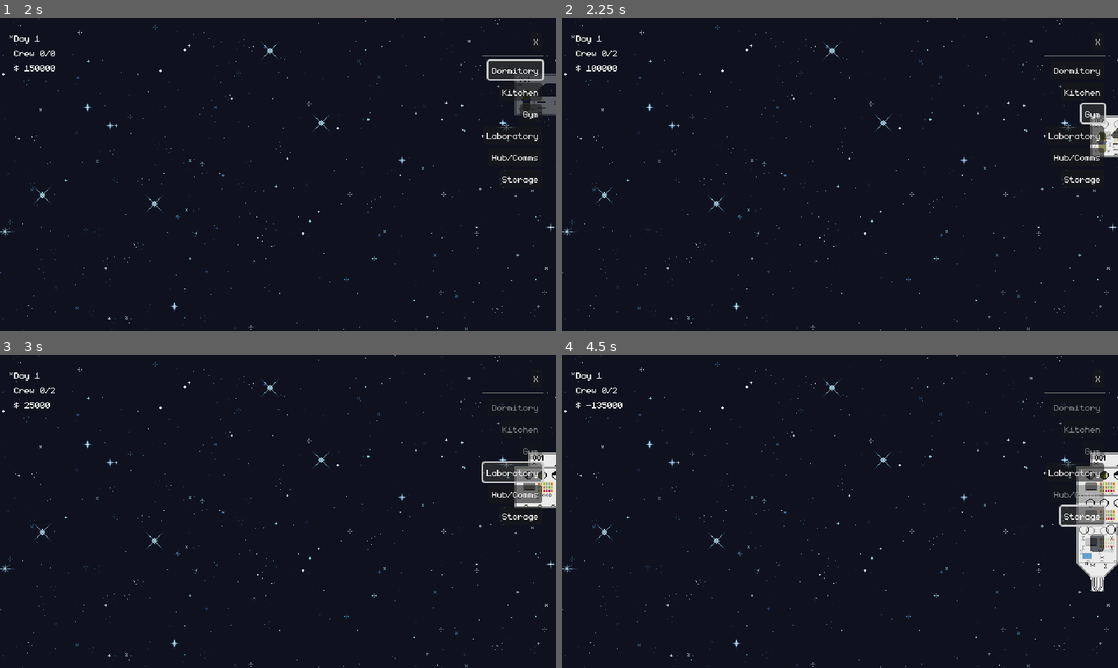
Above: before the commit, frames 1-4 (two rows, left to right).
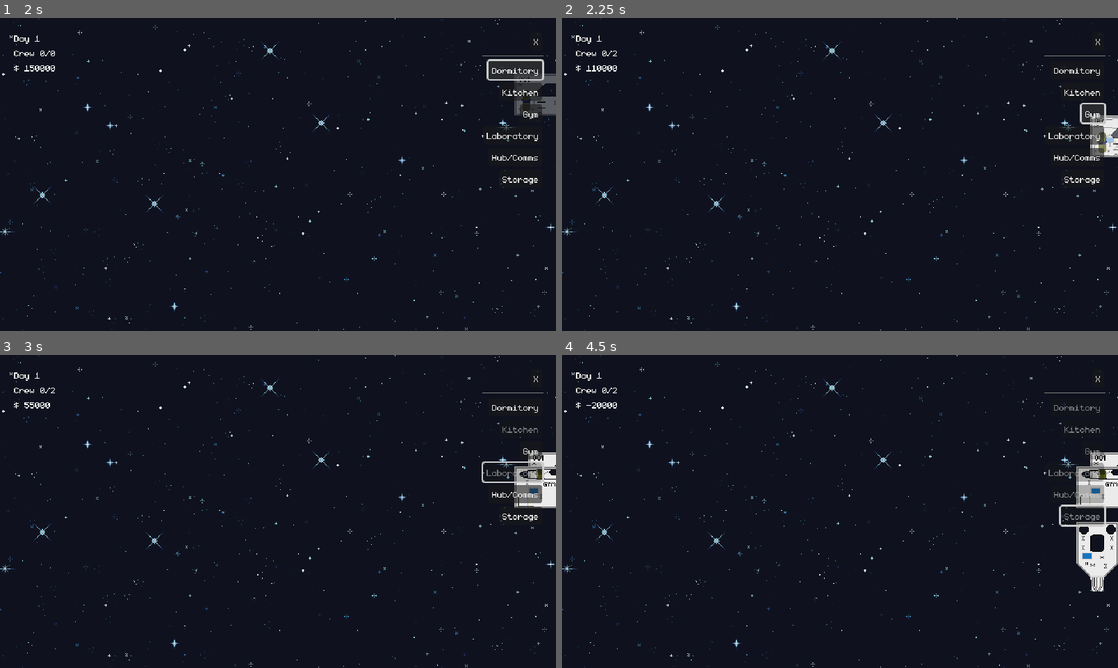
Above: after the commit, the same moments.

Repository: andrehgdias/spacehousemanager
Game: Godot game, scene res://scenes/main.tscn
Two runs of this game, one before a commit and one after it. Both use one fixed random seed, a clock stepped at 60 frames per second and the inputs below.
Inputs:
- Up to frame 1 (2 s): click "Build" at 0.5 s; click "Dormitory" at 1.25 s
- Up to frame 2 (2.25 s): click "Gym" at 2 s
- Up to frame 3 (3 s): click "Laboratory" at 2.75 s
- Up to frame 4 (4.5 s): click "Hub/Comms" at 3.5 s; click "Storage" at 4.25 s

Frame 1 is identical in both runs. In frame 2, 0.1% of the frame differs, in the area x 5-100%, y 15-44%; in frame 3, 0.6%; in frame 4, 1.4%, in the area x 5-100%, y 15-67%.

Commit message:
Mouse cursor, sound effects and improving UI

Diff:
--- a/project.godot
+++ b/project.godot
@@ -21,6 +21,7 @@
 window/size/window_width_override=1920
 window/size/window_height_override=1080
 window/stretch/mode="viewport"
+mouse_cursor/custom_image="uid://4n2d3muc7k5s"
 
 [file_customization]
 
--- a/scenes/building_mode.gd
+++ b/scenes/building_mode.gd
@@ -1,6 +1,8 @@
 class_name BuildingModeState
 extends NodeState
 
+const CURSOR_BUILD = preload("res://assets/tile_0110.png")
+const CURSOR_NORMAL = preload("res://assets/tile_0086.png")
 
 @onready var module_dorms_scene: PackedScene = preload("res://scenes/modules/dorm.tscn")
 @onready var module_kitchen_scene: PackedScene = preload("res://scenes/modules/kitchen.tscn")
@@ -24,7 +26,12 @@
 
 signal place_module(module: DataTypes.Module, module_scene: PackedScene, position: Vector2, rotation: float)
 
+@export var music: AudioStream
+@onready var audio_stream_player: AudioStreamPlayer = %AudioStreamPlayer
+
 func _on_enter() -> void:
+	audio_stream_player.stream = music
+	audio_stream_player.play()
 	reset_building_state()
 
 func _on_process(_delta : float) -> void:
@@ -41,6 +48,7 @@
 	reset_building_state()
 
 func reset_building_state():
+	Input.set_custom_mouse_cursor(CURSOR_NORMAL)
 	selected_module = DataTypes.Module.None
 	if module:
 		module.queue_free()
@@ -65,6 +73,7 @@
 		module.global_position = grid_root.snap_to_grid(mouse_world_pos)
 
 	if module == null and selected_module != DataTypes.Module.None:
+		Input.set_custom_mouse_cursor(CURSOR_BUILD)
 		# Instantiate ghost preview
 		module = scenes.get(selected_module).instantiate()
 		module.modulate.a = 0.35
--- a/scenes/game_manager.gd
+++ b/scenes/game_manager.gd
@@ -1,6 +1,11 @@
 class_name GameManager
 extends Node
 
+const DEPLOY = preload("res://assets/sound/sfx/deploy_level-up.mp3")
+const MISSION_COMPLETE = preload("res://assets/sound/sfx/mission_complete_get1.mp3")
+const NEW_MISSION = preload("res://assets/sound/sfx/new_mission_Confirm_07.ogg")
+
+@onready var sfx_audio_stream_player: AudioStreamPlayer = %SFXAudioStreamPlayer
 @onready var state_machine: StateMachine = $StateMachine
 @export var gui: GUIManager
 
@@ -12,6 +17,8 @@
 
 var hub_installed = false
 var first_mission_generated = false
+var second_mission_generated = false
+var labs_deployed = 0
 
 var mission_countdown = 0
 var current_mission: Dictionary = {}
@@ -38,6 +45,12 @@
 func _process(_delta):
 	if(Input.is_action_just_pressed("debug")):
 		print("elapsed_time: ", elapsed_time)
+		var min_neg = max(-(crew_size - 4), -4)  # ensure it doesn’t go above -1
+		var negatives = range(min_neg, 0)
+		var positives = range(1, 5)
+		var options = negatives + positives
+		var random_int = options[randi_range(0, options.size() - 1)]
+		print(negatives, positives, options, random_int)
 
 # Listen to state machine transitions to update UI
 func _on_state_changed(old_state: String, new_state: String):
@@ -56,9 +69,15 @@
 		crew_capacity += 2
 		gui.set_crew(crew_size, crew_capacity)
 
+	if module == DataTypes.Module.Lab:
+		labs_deployed += 1
+
+	sfx_audio_stream_player.stream = DEPLOY
+	sfx_audio_stream_player.play()
+
 # ===== Helpers ===== #
 func can_afford(price: int) -> bool:
-	return price < money
+	return price <= money
 
 func pass_time(delta: float):
 	elapsed_time += delta
@@ -96,35 +115,51 @@
 	# TODO random events?
 
 func handle_progression(is_new_day: bool):
-	if is_new_day or elapsed_time >= last_progression_time + progressison_tick:
-		var money_gain = 2500 * randi_range(2,5)
-		print("Progression: money_gain = ", money_gain)
-		money += crew_size * money_gain
-		last_progression_time = elapsed_time
-		gui.set_money(money)
+	if labs_deployed > 0:
+		if is_new_day or elapsed_time >= last_progression_time + progressison_tick:
+			var money_gain = 2500 * crew_size * labs_deployed
+			print("Progression: money_gain = ", money_gain)
+			money += money_gain
+			last_progression_time = elapsed_time
+			gui.set_money(money)
 
 func generate_mission():
 	print("New mission:")
 	time_since_last_mission = 0
 
 	if first_mission_generated == false:
+		current_mission = {
+			"name": "AV One Alpha",
+			"crew_change": 2,
+			"days_to_arive": 1,
+			"payment": 35000
+		}
+		first_mission_generated = true
+	elif second_mission_generated == false:
 		current_mission = {
 			"name": "AV One Beyond",
 			"crew_change": 2,
 			"days_to_arive": 2,
-			"payment": 25000
+			"payment": 50000
 		}
-		first_mission_generated = true
+		second_mission_generated = true
 	else:
+		var min_side = -clampi(randi_range(2, 4), 2, crew_size - 2)
+		var negatives = range(min_side, 0)
+		var positives = range(1, 5)  # [1 .. crew_size+2]
+		var options = negatives + positives
+		var random_int = options[randi_range(0, options.size()-1)]
 		current_mission = {
 			"name": random_mission_name(),
-			"crew_change": randi_range(-clampi(randi_range(2, 4),2,crew_size - 2), 4),
+			"crew_change": random_int,
 			"days_to_arive": randi_range(2,4),
-			"payment": randi_range(1,5) * 20000
+			"payment": 7500 * clamp(abs(random_int), 1, 8)
 		}
 
 	print(current_mission)
 	mission_countdown = current_mission.days_to_arive
+	sfx_audio_stream_player.stream = NEW_MISSION
+	sfx_audio_stream_player.play()
 
 func random_mission_name():
 	return names.pop_at(randf_range(0, names.size() - 1))
@@ -142,6 +177,9 @@
 		gui.update_mission_panel(current_mission, mission_countdown)
 		gui.set_crew(crew_size, crew_capacity)
 		gui.set_money(money)
+
+		sfx_audio_stream_player.stream = MISSION_COMPLETE
+		sfx_audio_stream_player.play()
 	else:
 		print("Not enough capacity")
 		# TODO endgame
--- a/scenes/gameplay.gd
+++ b/scenes/gameplay.gd
@@ -1,10 +1,12 @@
 extends NodeState
 
 @export var game_manager: GameManager
+@export var music: AudioStream
+@onready var audio_stream_player: AudioStreamPlayer = %AudioStreamPlayer
 
 func _on_enter() -> void:
-	pass
-
+	audio_stream_player.stream = music
+	audio_stream_player.play()
 
 func _on_process(delta : float) -> void:
 	if(game_manager.hub_installed):
--- a/scenes/gui.gd
+++ b/scenes/gui.gd
@@ -1,5 +1,7 @@
 class_name GUIManager
 extends CanvasLayer
+
+@onready var ui_audio_stream_player: AudioStreamPlayer = %UIAudioStreamPlayer
 
 @export var game_manager: GameManager
 
@@ -19,6 +21,7 @@
 @onready var mission_label: Label = %MissionLabel
 @onready var mission_count_down_label: Label = %MissionCountDownLabel
 @onready var mission_effect_label: Label = %MissionEffectLabel
+@onready var mission_payment_label: Label = %MissionPaymentLabel
 
 @onready var build_button: Button = %BuildButton
 @onready var dorm_button: Button = $MarginContainer/TopRight/ShapesContainer/DormButton
@@ -47,11 +50,11 @@
 	kitchen_button.mouse_entered.connect(_on_kitchen_button_mouse_entered)
 	kitchen_button.mouse_exited.connect(_on_kitchen_button_mouse_exited)
 
-	gym_button.pressed.connect(_on_kitchen_button_pressed)
+	gym_button.pressed.connect(_on_gym_button_pressed)
 	gym_button.mouse_entered.connect(_on_gym_button_mouse_entered)
 	gym_button.mouse_exited.connect(_on_gym_button_mouse_exited)
 
-	lab_button.pressed.connect(_on_kitchen_button_pressed)
+	lab_button.pressed.connect(_on_lab_button_pressed)
 	lab_button.mouse_entered.connect(_on_lab_button_mouse_entered)
 	lab_button.mouse_exited.connect(_on_lab_button_mouse_exited)
 
@@ -59,7 +62,7 @@
 	hub_comms_button.mouse_entered.connect(_on_hub_comms_button_mouse_entered)
 	hub_comms_button.mouse_exited.connect(_on_hub_comms_button_mouse_exited)
 
-	storage_button.pressed.connect(_on_kitchen_button_pressed)
+	storage_button.pressed.connect(_on_storage_button_pressed)
 	storage_button.mouse_entered.connect(_on_storage_button_mouse_entered)
 	storage_button.mouse_exited.connect(_on_storage_button_mouse_exited)
 
@@ -149,8 +152,8 @@
 	dorm_button.disabled = !game_manager.can_afford(DataTypes.get_price(DataTypes.Module.SleepingArea))
 	kitchen_button.disabled = !game_manager.can_afford(DataTypes.get_price(DataTypes.Module.Kitchen))
 	gym_button.disabled = !game_manager.can_afford(DataTypes.get_price(DataTypes.Module.Gym))
-	#lab_button.disabled = game_manager.can_afford(DataTypes.get_price(DataTypes.Module.Lab))
-	#storage_button.disabled = game_manager.can_afford(DataTypes.get_price(DataTypes.Module.Storage))
+	lab_button.disabled = !game_manager.can_afford(DataTypes.get_price(DataTypes.Module.Lab))
+	storage_button.disabled = !game_manager.can_afford(DataTypes.get_price(DataTypes.Module.Storage))
 
 func set_money(money: int):
 	funding_label.text = "$ %d" % money
@@ -176,3 +179,5 @@
 			mission_effect_label.text = "+%d Crew" % mission.crew_change
 		else:
 			mission_effect_label.text = "-%d Crew" % mission.crew_change
+
+		mission_payment_label.text = "$ %d" % mission.payment
--- a/scenes/gui.tscn
+++ b/scenes/gui.tscn
@@ -127,7 +127,18 @@
 [node name="VSeparator" type="VSeparator" parent="MarginContainer/MissionPanel/MarginContainer/HBoxContainer"]
 layout_mode = 2
 
-[node name="MissionEffectLabel" type="Label" parent="MarginContainer/MissionPanel/MarginContainer/HBoxContainer"]
+[node name="HBoxContainer" type="VBoxContainer" parent="MarginContainer/MissionPanel/MarginContainer/HBoxContainer"]
+layout_mode = 2
+size_flags_horizontal = 4
+size_flags_vertical = 4
+theme_override_constants/separation = 0
+
+[node name="MissionEffectLabel" type="Label" parent="MarginContainer/MissionPanel/MarginContainer/HBoxContainer/HBoxContainer"]
+unique_name_in_owner = true
+layout_mode = 2
+text = "+ 3 Crew"
+
+[node name="MissionPaymentLabel" type="Label" parent="MarginContainer/MissionPanel/MarginContainer/HBoxContainer/HBoxContainer"]
 unique_name_in_owner = true
 layout_mode = 2
 text = "+ 3 Crew"
@@ -191,3 +202,6 @@
 fit_content = true
 scroll_active = false
 autowrap_mode = 2
+
+[node name="UIAudioStreamPlayer" type="AudioStreamPlayer" parent="."]
+unique_name_in_owner = true
--- a/scenes/main.tscn
+++ b/scenes/main.tscn
@@ -6,7 +6,9 @@
 [ext_resource type="Script" uid="uid://em4q435qwdph" path="res://scenes/building_mode.gd" id="3_jyhfs"]
 [ext_resource type="Script" uid="uid://13no860i2cxq" path="res://scenes/gameplay.gd" id="3_sugp2"]
 [ext_resource type="Script" uid="uid://e8snxkuepi8h" path="res://scenes/grid_root.gd" id="4_jyhfs"]
+[ext_resource type="AudioStream" uid="uid://bl0a5m7jmejuk" path="res://assets/sound/music/2 - Galactic Odyssey (Loop).mp3" id="5_85g3d"]
 [ext_resource type="PackedScene" uid="uid://dt0yco5kxgq2a" path="res://scenes/gui.tscn" id="5_tbgi4"]
+[ext_resource type="AudioStream" uid="uid://bcvrh4hawvpgd" path="res://assets/sound/music/6 - Orbital Echoes (Loop).mp3" id="6_choun"]
 [ext_resource type="Script" uid="uid://b3dpe3523qide" path="res://scenes/camera_2d.gd" id="8_tipki"]
 
 [node name="Main" type="Node" node_paths=PackedStringArray("gui")]
@@ -24,10 +26,21 @@
 [node name="Gameplay" type="Node" parent="StateMachine" node_paths=PackedStringArray("game_manager")]
 script = ExtResource("3_sugp2")
 game_manager = NodePath("../..")
+music = ExtResource("5_85g3d")
 
 [node name="BuildingMode" type="Node" parent="StateMachine" node_paths=PackedStringArray("grid_root")]
 script = ExtResource("3_jyhfs")
 grid_root = NodePath("../../GridRoot")
+music = ExtResource("6_choun")
+
+[node name="AudioStreamPlayer" type="AudioStreamPlayer" parent="."]
+unique_name_in_owner = true
+stream = ExtResource("5_85g3d")
+volume_db = -3.0
+autoplay = true
+
+[node name="SFXAudioStreamPlayer" type="AudioStreamPlayer" parent="."]
+unique_name_in_owner = true
 
 [node name="GUI" parent="." node_paths=PackedStringArray("game_manager") instance=ExtResource("5_tbgi4")]
 game_manager = NodePath("..")
--- a/scripts/data_types.gd
+++ b/scripts/data_types.gd
@@ -13,7 +13,7 @@
 static var Data: Dictionary = {
 	Module.SleepingArea: {
 		"title": "Dormitory",
-		"price": 50000,
+		"price": 40000,
 		"description": "This module has two slepping bags attached to the walls.
 
 Very useful to expand the crew capacity of you habitat.
@@ -27,7 +27,7 @@
 	},
 	Module.Kitchen: {
 		"title": "Kitchen",
-		"price": 75000,
+		"price": 65000,
 		"description": "This module contains multiple utensils for preparing food in space.
 
 Here your crew can hidrate food, prepare and warm it up to enjoy a nice meal with an amazing view.
@@ -41,7 +41,7 @@
 	},
 	Module.Gym: {
 		"title": "Gym",
-		"price": 60000,
+		"price": 55000,
 		"description": "This module contains multiple machines to help your crew stay healthy and entertained.
 
 Here your crew can workout using advanced machines dveloped by scients to work at 0 gravity.
@@ -55,7 +55,7 @@
 	},
 	Module.Hub_Comms: {
 		"title": "Hub/Comms",
-		"price": 85000,
+		"price": 75000,
 		"description": "This is the base module for any habitat/space station.
 
 This module is the entry point for the habitat and has a docking station where a mission can arrive with their crew.
@@ -74,6 +74,7 @@
 		"description": "This module has a glove box and work stations for science work.
 
 This area need to be sterillzed right after being used.
+Crew members will work here and generate funds.
 
 Width: 5 meters
 Hight: 3 meters
Not shown, added: assets/sound/music/2 - Galactic Odyssey (Loop).mp3.import
Not shown, added: assets/sound/music/6 - Orbital Echoes (Loop).mp3.import
Not shown, added: assets/sound/sfx/deploy_level-up.mp3.import
Not shown, added: assets/sound/sfx/mission_complete_get1.mp3.import
Not shown, added: assets/sound/sfx/new_mission_Confirm_07.ogg.import
Binary file added: assets/tile_0086.png
Not shown, added: assets/tile_0086.png.import
Binary file added: assets/tile_0110.png
Not shown, added: assets/tile_0110.png.import
Not shown: 1 places in scenes/main.tscn that only renumber resources
Binary file added: tile_0004.png
Not shown, added: tile_0004.png.import
(and 7 more such lines)
